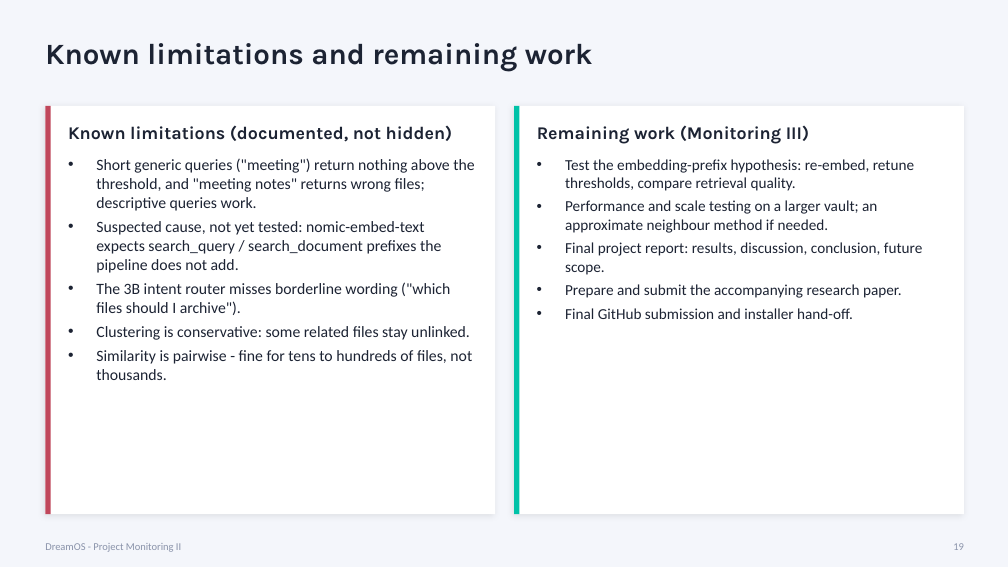
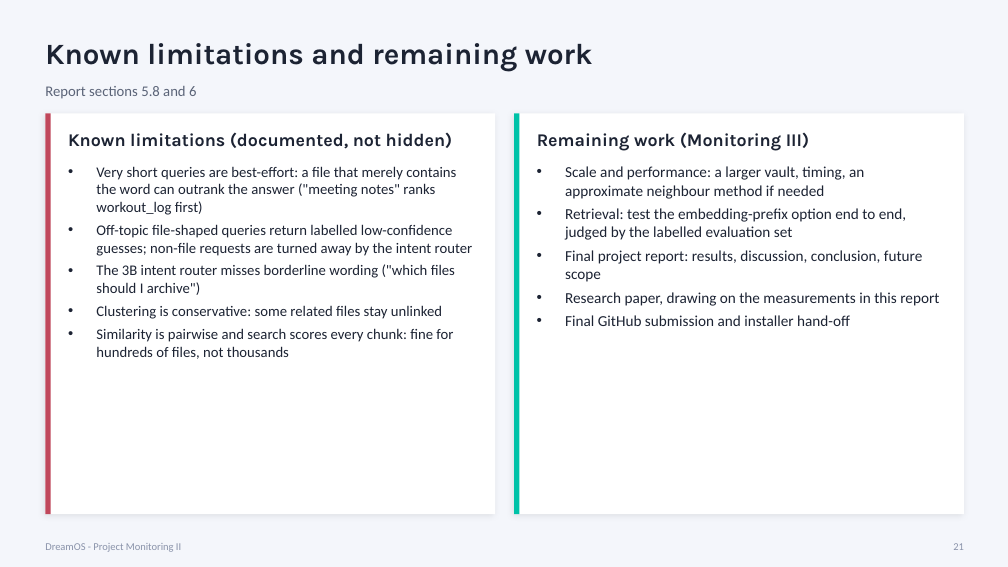
Before and after one commit to zaidwhy/dreamos-college-project, a slide deck: slide 21 of docs/DreamOS-Project-Monitoring-II.pptx (slide 19 before the commit). Drawn at 1008x567 pixels with LibreOffice and Linux fonts; fonts in the diff are those of the drawing. Boxes give left, top, right and bottom in pixels: in the first picture for what was removed or moved away, otherwise in the second. Text is boxed around its words. In the diff, an @@ line names an element or a change of style, - is before the commit and + after.

Commit message:
Add Project Monitoring II report and deck for the finished system
The 19-page Word report keeps the literature review and references and
rewrites requirements, design and implementation for all six modules, adding
the graph, memory and workspace algorithms, the retrieval evaluation, and the
testing table. The 22-slide deck mirrors its sections. Test counts corrected
to 107 in the README, handoff and demo script.

```diff
--- a/docs/DreamOS-Project-Monitoring-II.pptx
+++ b/docs/DreamOS-Project-Monitoring-II.pptx
@@ text added at <box>45,86,196,99</box>, 14 pt, text #5B6478 @@
+Report sections 5.8 and 6
@@ rectangle: place and size @@
-rectangle at <box>45,106,495,514</box>
+rectangle at <box>45,113,495,514</box>
@@ rectangle: place and size @@
-rectangle at <box>45,106,51,514</box>
+rectangle at <box>45,113,51,514</box>
@@ rectangle: place and size @@
-rectangle at <box>514,106,964,514</box>
+rectangle at <box>514,113,964,514</box>
@@ rectangle: place and size @@
-rectangle at <box>514,106,520,514</box>
+rectangle at <box>514,113,520,514</box>
@@ text "Known limitations (documented, not hidden)": place and size @@
-text "Known limitations (documented, not hidden)" at <box>68,125,453,142</box>
+text "Known limitations (documented, not hidden)" at <box>68,132,453,149</box>
@@ text "Remaining work (Monitoring III)": place and size @@
-text "Remaining work (Monitoring III)" at <box>537,125,809,144</box>
+text "Remaining work (Monitoring III)" at <box>537,132,809,151</box>
@@ text at <box>96,166,473,359</box>: text changed; size 15 to 14 pt @@
-• Short generic queries ("meeting") return nothing above the threshold, and "meeting notes" returns wrong files; descriptive queries work.
-• Suspected cause, not yet tested: nomic-embed-text expects search_query / search_document prefixes the pipeline does not add.
-• The 3B intent router misses borderline wording ("which files should I archive").
-• Clustering is conservative: some related files stay unlinked.
-• Similarity is pairwise - fine for tens to hundreds of files, not thousands.
+• Very short queries are best-effort: a file that merely contains the word can outrank the answer ("meeting notes" ranks workout_log first)
+• Off-topic file-shaped queries return labelled low-confidence guesses; non-file requests are turned away by the intent router
+• The 3B intent router misses borderline wording ("which files should I archive")
+• Clustering is conservative: some related files stay unlinked
+• Similarity is pairwise and search scores every chunk: fine for hundreds of files, not thousands
@@ text at <box>565,166,939,326</box>: text changed @@
-• Test the embedding-prefix hypothesis: re-embed, retune thresholds, compare retrieval quality.
-• Performance and scale testing on a larger vault; an approximate neighbour method if needed.
-• Final project report: results, discussion, conclusion, future scope.
-• Prepare and submit the accompanying research paper.
-• Final GitHub submission and installer hand-off.
+• Scale and performance: a larger vault, timing, an approximate neighbour method if needed
+• Retrieval: test the embedding-prefix option end to end, judged by the labelled evaluation set
+• Final project report: results, discussion, conclusion, future scope
+• Research paper, drawing on the measurements in this report
+• Final GitHub submission and installer hand-off
@@ text at <box>953,543,964,550</box>: text changed @@
-19
+21
```
Also in this commit, not shown: 4 other slides changed, 3 slides added, 1 slide removed, 6 other files.
